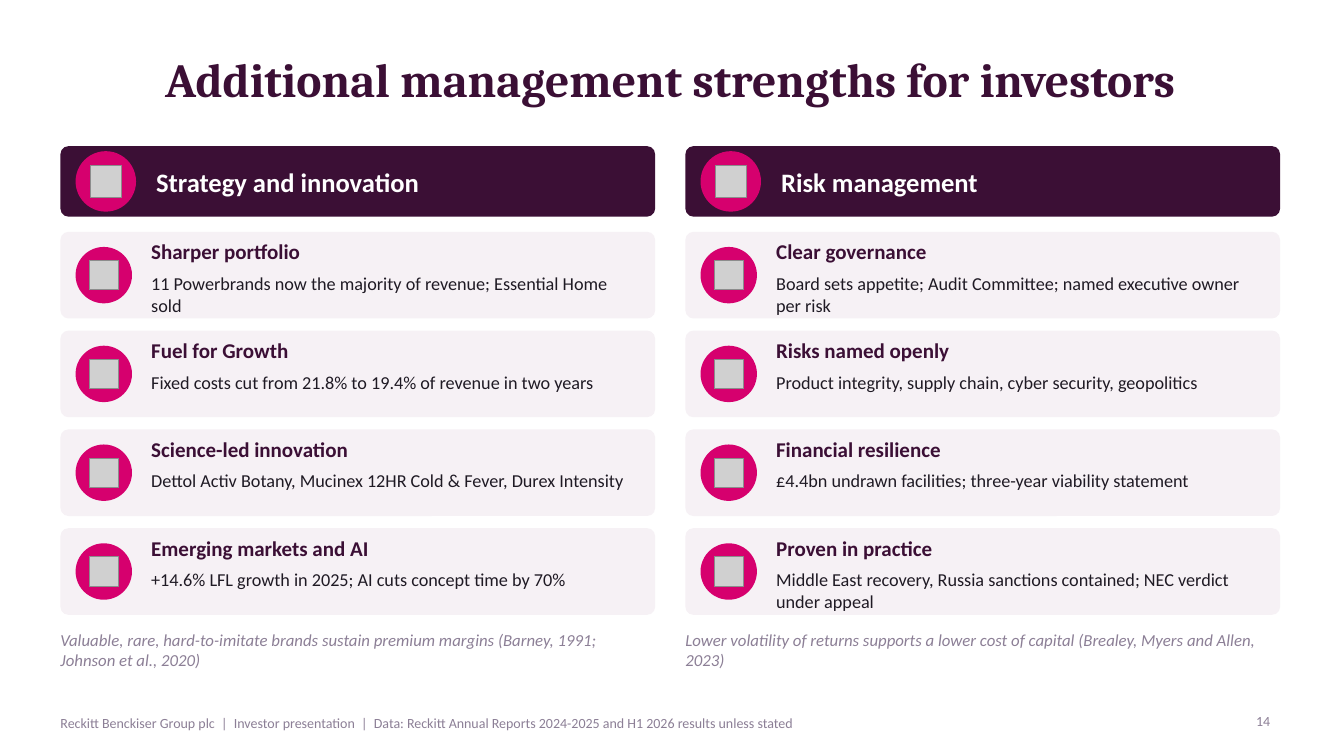
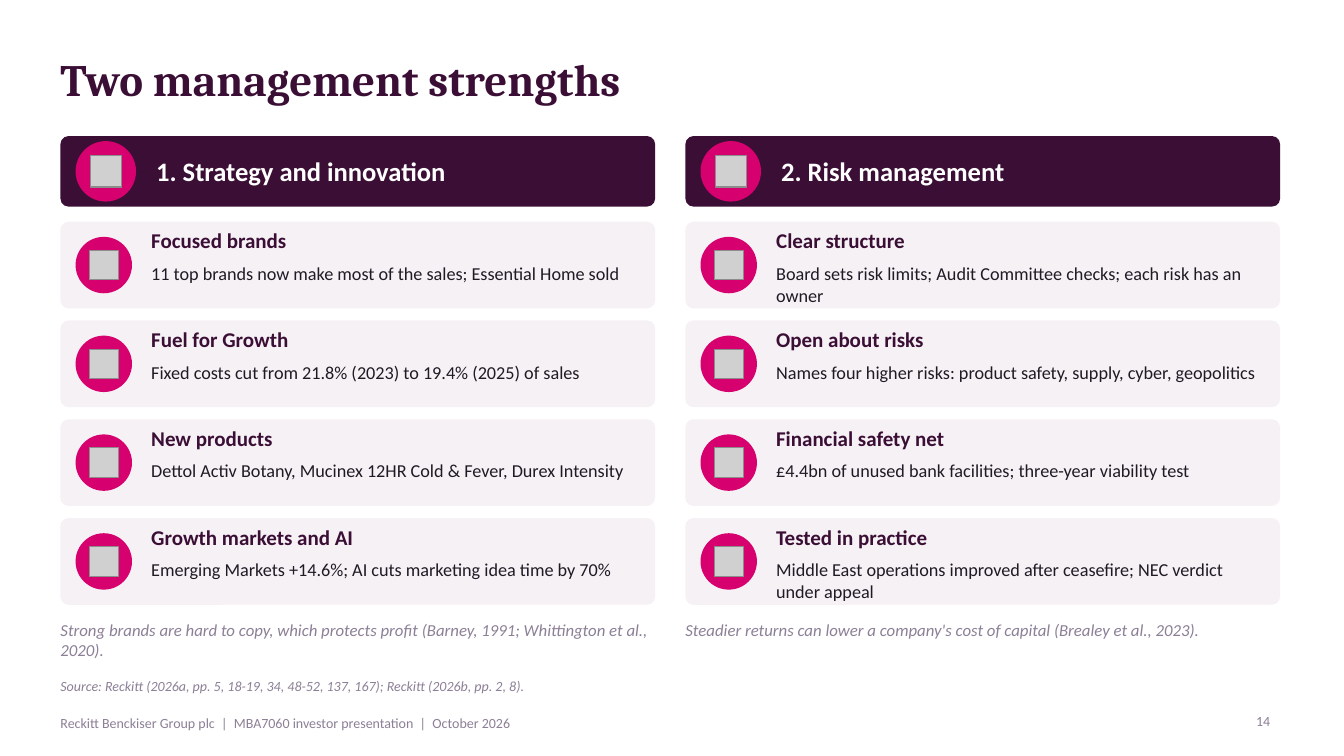
Before and after one commit to Siddharth2131/claude-resposit, a slide deck: slide 14 of Reckitt_MBA7060_Financial_Analysis_Presentation.pptx. Drawn at 1344x756 pixels with LibreOffice and Linux fonts; fonts in the diff are those of the drawing; grey boxes stand for pictures. Boxes give left, top, right and bottom in pixels: in the first picture for what was removed or moved away, otherwise in the second. Text is boxed around its words. In the diff, an @@ line names an element or a change of style, - is before the commit and + after.

```diff
--- a/Reckitt_MBA7060_Financial_Analysis_Presentation.pptx
+++ b/Reckitt_MBA7060_Financial_Analysis_Presentation.pptx
@@ title at (60, 65, 620, 106): text changed; size 34 to 32 pt @@
-Additional management strengths for investors
+Two management strengths
@@ text at (156, 162, 445, 186): text changed @@
-Strategy and innovation
+1. Strategy and innovation
@@ text at (781, 162, 1004, 186): text changed @@
-Risk management
+2. Risk management
@@ text at (151, 233, 286, 248): text changed @@
-Sharper portfolio
+Focused brands
@@ text at (776, 233, 905, 248): text changed @@
-Clear governance
+Clear structure
@@ text at (151, 267, 619, 283): text changed @@
-11 Powerbrands now the majority of revenue; Essential Home sold
+11 top brands now make most of the sales; Essential Home sold
@@ text at (776, 267, 1241, 302): text changed @@
-Board sets appetite; Audit Committee; named executive owner per risk
+Board sets risk limits; Audit Committee checks; each risk has an owner
@@ text at (776, 332, 923, 351): text changed @@
-Risks named openly
+Open about risks
@@ text at (151, 366, 579, 382): text changed @@
-Fixed costs cut from 21.8% to 19.4% of revenue in two years
+Fixed costs cut from 21.8% (2023) to 19.4% (2025) of sales
@@ text at (776, 366, 1255, 382): text changed @@
-Product integrity, supply chain, cyber security, geopolitics
+Names four higher risks: product safety, supply, cyber, geopolitics
@@ text at (151, 431, 273, 450): text changed @@
-Science-led innovation
+New products
@@ 10 pictures, 10 rounded rectangles, 10 ellipses, 2 texts: place and size @@
-10 pictures, 10 rounded rectangles, 10 ellipses, 2 texts at (60, 146, 1280, 615)
+10 pictures, 10 rounded rectangles, 10 ellipses, 2 texts at (60, 136, 1280, 605)
@@ text at (776, 431, 944, 450): text changed @@
-Financial resilience
+Financial safety net
@@ text at (776, 464, 1189, 480): text changed @@
-£4.4bn undrawn facilities; three-year viability statement
+£4.4bn of unused bank facilities; three-year viability test
@@ text at (151, 530, 353, 545): text changed @@
-Emerging markets and AI
+Growth markets and AI
@@ text at (776, 530, 927, 549): text changed @@
-Proven in practice
+Tested in practice
@@ text at (151, 563, 610, 579): text changed @@
-+14.6% LFL growth in 2025; AI cuts concept time by 70%
+Emerging Markets +14.6%; AI cuts marketing idea time by 70%
@@ text at (776, 563, 1223, 601): text changed @@
-Middle East recovery, Russia sanctions contained; NEC verdict under appeal
+Middle East operations improved after ceasefire; NEC verdict under appeal
@@ text at (60, 624, 648, 658): text changed @@
-Valuable, rare, hard-to-imitate brands sustain premium margins (Barney, 1991; Johnson et al., 2020)
+Strong brands are hard to copy, which protects profit (Barney, 1991; Whittington et al., 2020).
@@ text at (685, 624, 1199, 639): text changed @@
-Lower volatility of returns supports a lower cost of capital (Brealey, Myers and Allen, 2023)
+Steadier returns can lower a company's cost of capital (Brealey et al., 2023).
@@ text added at (60, 681, 524, 693), 10 pt, text #8C7F96, italic @@
+Source: Reckitt (2026a, pp. 5, 18-19, 34, 48-52, 137, 167); Reckitt (2026b, pp. 2, 8).
@@ text at (60, 718, 510, 730): text changed @@
-Reckitt Benckiser Group plc | Investor presentation | Data: Reckitt Annual Reports 2024-2025 and H1 2026 results unless stated
+Reckitt Benckiser Group plc | MBA7060 investor presentation | October 2026
```
Also in this commit, not shown: 12 other slides changed, 3 slides added, 3 slides removed, 1 other file.
